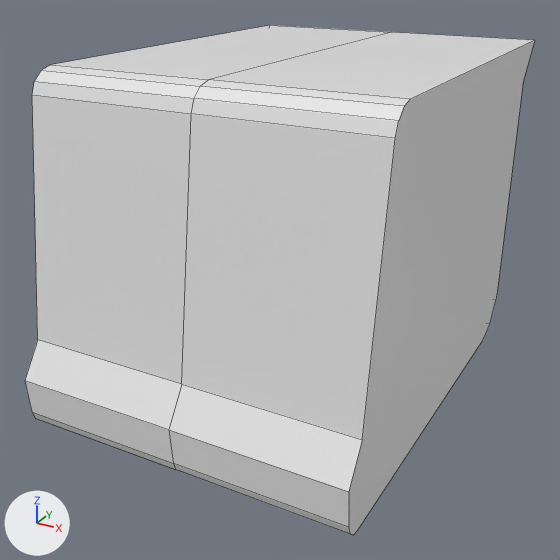
The Blender file Assets/Models/WorkFiles/SMILE-van.blend as it was, and as the next commit left it.
Both versions are drawn from a 50 mm lens placed at (2.09, -3.76, 1.61), pointed at (-0.03, 0.1, -0.33). The lights are fixed; the arrows at lower left show +X, +Y and +Z. Mesh edges are drawn as thin lines.

The first picture shows 'vanbody'.
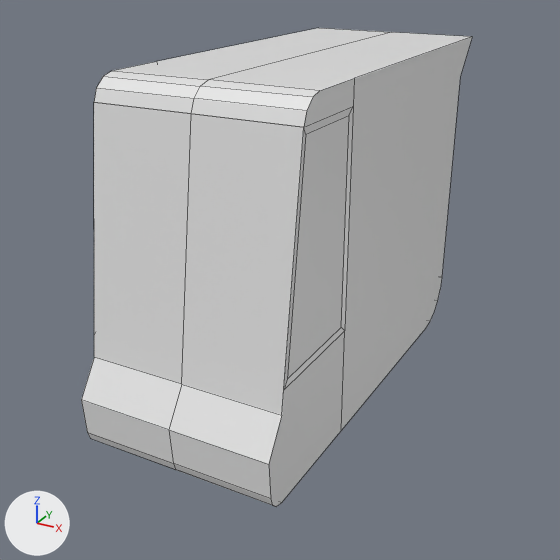
Commit message: progress on van model

Where the change shows, as pixel boxes (x1, y1, x2, y2) in the pictures (560 x 560 px):
'vanbody', reshaped (23% narrower, 6% shorter): before (25, 25, 535, 535); after (81, 28, 472, 507)

Patch to the scene script:
```diff
--- a/Assets/Models/WorkFiles/SMILE-van.blend.py
+++ b/Assets/Models/WorkFiles/SMILE-van.blend.py
@@ me_cube @@
 # used by ob_vanbody; location = (0.0, 0.0, 0.0)
-me_cube.from_pydata(...)  # 40 vertices, 24 faces; spans x 0.0..1.0, y -1.13..1.7, z -1.0..1.0
+me_cube.from_pydata(...)  # 53 vertices, 35 faces; spans x 0.0..0.58, y -1.13..1.7, z -1.0..1.0
+# me_cube part 1
+# 1 vertex is removed from x 1.0, y -0.81, z 0.87
+# 7 faces are deleted
+# 19 vertices in x 1.0, y -1.13..1.7, z -1.0..1.0 move by (-0.42, 0.0, 0.0)
+# 14 vertices are added at x 0.0..0.58, y -0.98..1.49, z -1.0..1.0
+# 18 new faces join them
 me_cube.materials.append(mat_material)
```
